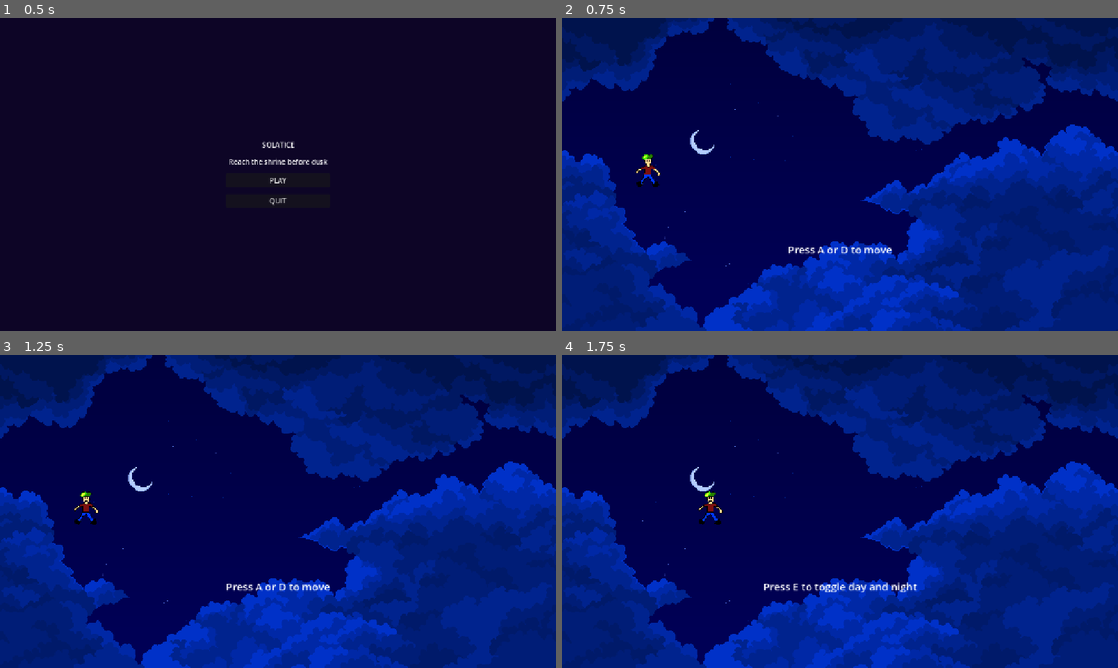
Above: before the commit, frames 1-4 (two rows, left to right).
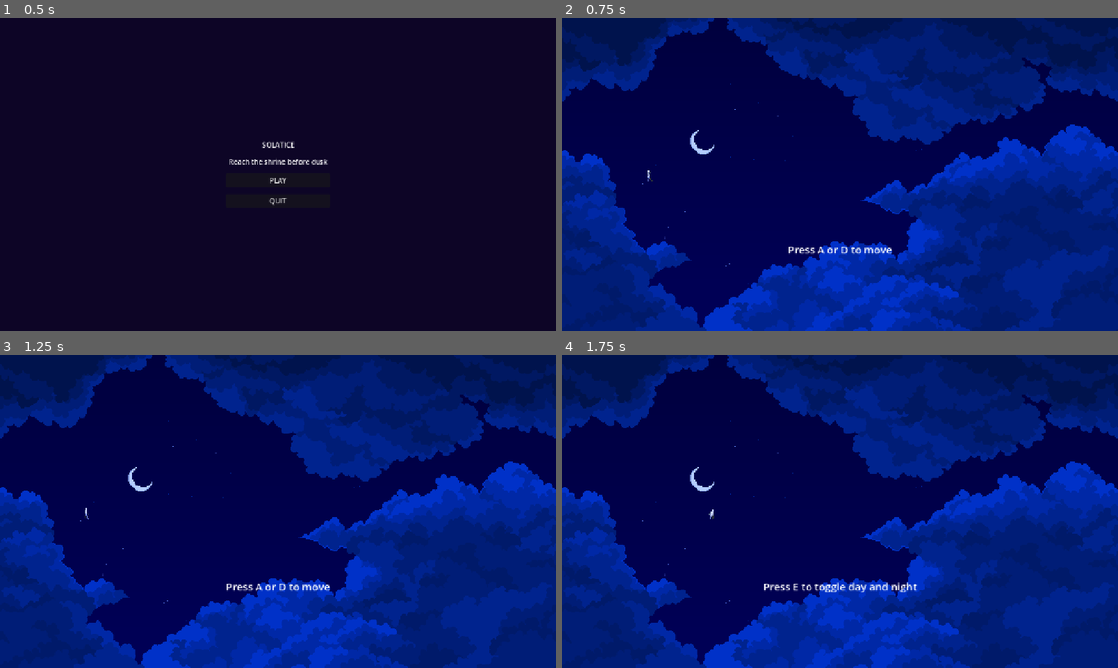
Above: after the commit, the same moments.

Repository: jchildree/Solatice-Gam-Jam-26
Game: Godot game, scene res://scenes/main_menu.tscn
Same seed, same stepped clock (60 frames per second), same inputs: the game is played once before the commit and once after it.
Inputs:
- Up to frame 1 (0.5 s): no input
- Up to frame 2 (0.75 s): click "PLAY" at 0.5 s
- Up to frame 3 (1.25 s): no input
- Up to frame 4 (1.75 s): tap A (move_left) at 1.25 s; hold D (move_right) from 1.28 s (still down); hold Space (jump) from 1.28 s (still down); tap Ctrl (dash) at 1.35 s

Frame 1 is identical in both runs. In frame 2, 0.2% of the frame differs, in the area x 13-18%, y 43-54%; in frame 3, 0.2%, in the area x 13-18%, y 43-55%; in frame 4, 0.2%.

Commit message:
feat(phase-05): procedural audio, menu music, kill zone, sprite scale fix
- audio_manager: procedural SFX tones and lofi chord music (menu 140bpm,
  day/night 112bpm); all streams pre-warmed at autoload init to avoid
  mid-gameplay freeze; loop_end fixed to n-1; SFX_TONES guard added
- game: kill zone respawns player at checkpoint on out-of-bounds fall;
  resets DayNightManager and dusk timer to match dusk_reached behavior
- main_menu: play menu music on load
- tutorial: switch to day music so menu track does not bleed through
- player: restore craftpix atlas animations with 0.4 scale to match hitbox

Co-Authored-By: Claude Sonnet 4.6 <noreply@anthropic.com>

Diff:
--- a/scripts/audio_manager.gd
+++ b/scripts/audio_manager.gd
@@ -1,11 +1,6 @@
 extends Node
 
-const MUSIC = {
-	"day":   "res://assets/audio/music_day.ogg",
-	"night": "res://assets/audio/music_night.ogg",
-}
-
-const SFX = {
+const SFX_FILES = {
 	"jump":       "res://assets/audio/sfx_jump.wav",
 	"dash":       "res://assets/audio/sfx_dash.wav",
 	"land":       "res://assets/audio/sfx_land.wav",
@@ -13,40 +8,164 @@
 	"complete":   "res://assets/audio/sfx_complete.wav",
 }
 
+const MUSIC_FILES = {
+	"menu":  "res://assets/audio/music_menu.ogg",
+	"day":   "res://assets/audio/music_day.ogg",
+	"night": "res://assets/audio/music_night.ogg",
+}
+
+# [freq_hz, duration_sec] fallback when file is absent.
+const SFX_TONES = {
+	"jump":       [660.0, 0.12],
+	"dash":       [330.0, 0.08],
+	"land":       [110.0, 0.10],
+	"checkpoint": [659.0, 0.25],
+	"complete":   [880.0, 0.40],
+}
+
+# Chord progressions as frequency arrays [root, third, fifth, seventh].
+# Each inner array is one chord; beat_sec is seconds per chord; bpm drives rhythmic pulse.
+const MUSIC_CHORDS = {
+	"menu": {
+		"beat_sec": 1.714,
+		"bpm": 140.0,
+		"chords": [
+			[174.61, 220.00, 261.63, 329.63],
+			[146.83, 174.61, 220.00, 261.63],
+			[130.81, 164.81, 196.00, 246.94],
+			[196.00, 246.94, 293.66, 369.99],
+		]
+	},
+	"day": {
+		"beat_sec": 2.143,
+		"chords": [
+			[293.66, 369.99, 440.00, 554.37],
+			[246.94, 293.66, 369.99, 440.00],
+			[196.00, 246.94, 293.66, 369.99],
+			[220.00, 277.18, 329.63, 415.30],
+		]
+	},
+	"night": {
+		"beat_sec": 2.143,
+		"chords": [
+			[146.83, 174.61, 220.00, 261.63],
+			[116.54, 146.83, 174.61, 220.00],
+			[130.81, 155.56, 196.00, 233.08],
+			[110.00, 138.59, 164.81, 207.65],
+		]
+	},
+}
+
 var _music: AudioStreamPlayer
 var _sfx: AudioStreamPlayer
+var _sfx_cache: Dictionary = {}
+var _music_cache: Dictionary = {}
+var _current_music: String = ""
 
 func _ready() -> void:
 	_music = AudioStreamPlayer.new()
-	_music.bus = "Music"
 	add_child(_music)
+	_sfx = AudioStreamPlayer.new()
+	add_child(_sfx)
+	DayNightManager.state_changed.connect(_on_state_changed)
+	for key in MUSIC_CHORDS:
+		_get_music_stream(key)
+	for sfx_name in SFX_TONES:
+		_get_sfx_tone(sfx_name)
 
-	_sfx = AudioStreamPlayer.new()
-	_sfx.bus = "SFX"
-	add_child(_sfx)
-
-	DayNightManager.state_changed.connect(_on_state_changed)
-	_play_music("day")
+func play_music(key: String) -> void:
+	if key == _current_music:
+		return
+	_current_music = key
+	var stream: AudioStream = _try_load(MUSIC_FILES.get(key, ""))
+	if not stream:
+		stream = _get_music_stream(key)
+	if stream:
+		_music.stream = stream
+		_music.play()
 
 func play_sfx(name: String) -> void:
-	if not SFX.has(name):
+	if not SFX_FILES.has(name):
 		return
-	var stream = _try_load(SFX[name])
+	var stream: AudioStream = _try_load(SFX_FILES[name])
+	if not stream:
+		stream = _get_sfx_tone(name)
 	if stream:
 		_sfx.stream = stream
 		_sfx.play()
 
 func _on_state_changed(is_day: bool) -> void:
-	_play_music("day" if is_day else "night")
+	play_music("day" if is_day else "night")
 
-func _play_music(key: String) -> void:
-	var stream = _try_load(MUSIC[key])
-	if stream:
-		_music.stream = stream
-		_music.play()
-
-# Returns null silently when file is absent so missing assets never crash.
 func _try_load(path: String) -> AudioStream:
-	if ResourceLoader.exists(path):
+	if path != "" and ResourceLoader.exists(path):
 		return load(path)
 	return null
+
+func _get_sfx_tone(name: String) -> AudioStreamWAV:
+	if _sfx_cache.has(name):
+		return _sfx_cache[name]
+	if not SFX_TONES.has(name):
+		return null
+	var p: Array = SFX_TONES[name]
+	var tone := _gen_tone(p[0], p[1])
+	_sfx_cache[name] = tone
+	return tone
+
+func _get_music_stream(key: String) -> AudioStreamWAV:
+	if _music_cache.has(key):
+		return _music_cache[key]
+	if not MUSIC_CHORDS.has(key):
+		return null
+	var def: Dictionary = MUSIC_CHORDS[key]
+	var bpm: float = def.get("bpm", 0.0)
+	var stream := _gen_chord_loop(def["chords"], def["beat_sec"], bpm)
+	_music_cache[key] = stream
+	return stream
+
+func _gen_tone(freq: float, duration: float) -> AudioStreamWAV:
+	var rate := 44100
+	var n := int(duration * rate)
+	var data := PackedByteArray()
+	data.resize(n * 2)
+	for i in n:
+		var t := float(i) / rate
+		var env := minf(t / 0.005, 1.0) * maxf(1.0 - t / duration, 0.0)
+		data.encode_s16(i * 2, int(sin(TAU * freq * t) * env * 24000.0))
+	var s := AudioStreamWAV.new()
+	s.format = AudioStreamWAV.FORMAT_16_BITS
+	s.mix_rate = rate
+	s.stereo = false
+	s.data = data
+	return s
+
+func _gen_chord_loop(chords: Array, beat_sec: float, bpm: float = 0.0) -> AudioStreamWAV:
+	var rate := 44100
+	var n := int(chords.size() * beat_sec * rate)
+	var data := PackedByteArray()
+	data.resize(n * 2)
+	var sub_beat := 60.0 / bpm if bpm > 0.0 else 0.0
+	for i in n:
+		var t := float(i) / rate
+		var chord_t := fmod(t, beat_sec)
+		var chord: Array = chords[int(t / beat_sec) % chords.size()]
+		var attack := minf(chord_t / 0.15, 1.0)
+		var release := 1.0 if chord_t < beat_sec - 0.3 else maxf((beat_sec - chord_t) / 0.3, 0.0)
+		var pulse := 1.0
+		if sub_beat > 0.0:
+			var beat_phase := fmod(t, sub_beat) / sub_beat
+			pulse = 1.0 + 0.5 * exp(-beat_phase * 18.0)
+		var sample := 0.0
+		for freq in chord:
+			sample += sin(TAU * freq * t)
+		var v := int(sample / chord.size() * attack * release * pulse * 12000.0)
+		data.encode_s16(i * 2, clampi(v, -32767, 32767))
+	var s := AudioStreamWAV.new()
+	s.format = AudioStreamWAV.FORMAT_16_BITS
+	s.mix_rate = rate
+	s.stereo = false
+	s.data = data
+	s.loop_mode = AudioStreamWAV.LOOP_FORWARD
+	s.loop_begin = 0
+	s.loop_end = n - 1
+	return s
--- a/scripts/game.gd
+++ b/scripts/game.gd
@@ -40,6 +40,15 @@
 	dusk_timer.dusk_reached.connect(_on_dusk_reached)
 	DayNightManager.toggled.connect(_on_toggled)
 	load_level(current_level_index)
+
+func _process(_delta: float) -> void:
+	var b: Rect2 = LEVEL_BOUNDS[current_level_index]
+	var kill_y: float = b.position.y + b.size.y + 300.0
+	if player.global_position.y > kill_y:
+		player.global_position = checkpoint_position
+		player.reset()
+		DayNightManager.reset()
+		dusk_timer.reset_to_checkpoint(checkpoint_saved_time)
 
 func load_level(index: int) -> void:
 	for child in level_container.get_children():
--- a/scripts/main_menu.gd
+++ b/scripts/main_menu.gd
@@ -1,4 +1,7 @@
 extends Control
+
+func _ready() -> void:
+	AudioManager.play_music("menu")
 
 func _on_play_pressed() -> void:
 	get_tree().change_scene_to_file("res://scenes/tutorial.tscn")
--- a/scripts/player.gd
+++ b/scripts/player.gd
@@ -34,15 +34,26 @@
 
 func _setup_animations() -> void:
 	var frames := SpriteFrames.new()
-	var char_tex: Texture2D = load("res://assets/sprites/character.png")
-	for anim in ["idle", "run", "jump", "fall", "land", "dash"]:
-		frames.add_animation(anim)
-		frames.set_animation_speed(anim, 1.0)
-		frames.set_animation_loop(anim, anim == "idle" or anim == "run" or anim == "fall")
-		frames.add_frame(anim, char_tex)
+	_add_anim(frames, "idle", "res://assets/sprites/animations/Walking.png", range(12), 8.0, true)
+	_add_anim(frames, "run", "res://assets/sprites/animations/Running.png", range(12), 12.0, true)
+	_add_anim(frames, "jump", "res://assets/sprites/animations/Jumping.png", range(10), 14.0, false)
+	_add_anim(frames, "fall", "res://assets/sprites/animations/Falling.png", range(11), 8.0, true)
+	_add_anim(frames, "land", "res://assets/sprites/animations/Landing.png", range(6), 16.0, false)
+	_add_anim(frames, "dash", "res://assets/sprites/animations/Roll.png", range(9), 18.0, false)
 	$AnimatedSprite2D.sprite_frames = frames
 	$AnimatedSprite2D.scale = Vector2(0.4, 0.4)
 	$AnimatedSprite2D.animation_finished.connect(_on_animation_finished)
+
+func _add_anim(frames: SpriteFrames, anim: String, path: String, indices: Array, fps: float, loop: bool) -> void:
+	frames.add_animation(anim)
+	frames.set_animation_speed(anim, fps)
+	frames.set_animation_loop(anim, loop)
+	var tex: Texture2D = load(path)
+	for i in indices:
+		var atlas := AtlasTexture.new()
+		atlas.atlas = tex
+		atlas.region = Rect2(i * 128, 0, 128, 128)
+		frames.add_frame(anim, atlas)
 
 func _on_animation_finished() -> void:
 	if $AnimatedSprite2D.animation == "land":
--- a/scripts/tutorial.gd
+++ b/scripts/tutorial.gd
@@ -17,6 +17,7 @@
 		load("res://assets/sprites/backgrounds/bg_l1_night.png")
 	)
 	_show_step(0)
+	AudioManager.play_music("day")
 
 func _process(_delta: float) -> void:
 	if current_step >= STEPS.size():
Not shown, added: assets/sprites/animations/Falling.png.import
Not shown, added: assets/sprites/animations/Jumping.png.import
Not shown, added: assets/sprites/animations/Landing.png.import
Not shown, added: assets/sprites/animations/Roll.png.import
Not shown, added: assets/sprites/animations/Running.png.import
Not shown, added: assets/sprites/animations/Walking.png.import
Not shown, added: assets/sprites/backgrounds/bg_l1_day.png.import
Not shown, added: assets/sprites/backgrounds/bg_l1_night.png.import
Not shown, added: assets/sprites/backgrounds/bg_l2_day.png.import
Not shown, added: assets/sprites/backgrounds/bg_l2_night.png.import
Not shown, added: assets/sprites/backgrounds/bg_l3_day.png.import
Not shown, added: assets/sprites/backgrounds/bg_l3_night.png.import
(and 4 more such lines)
